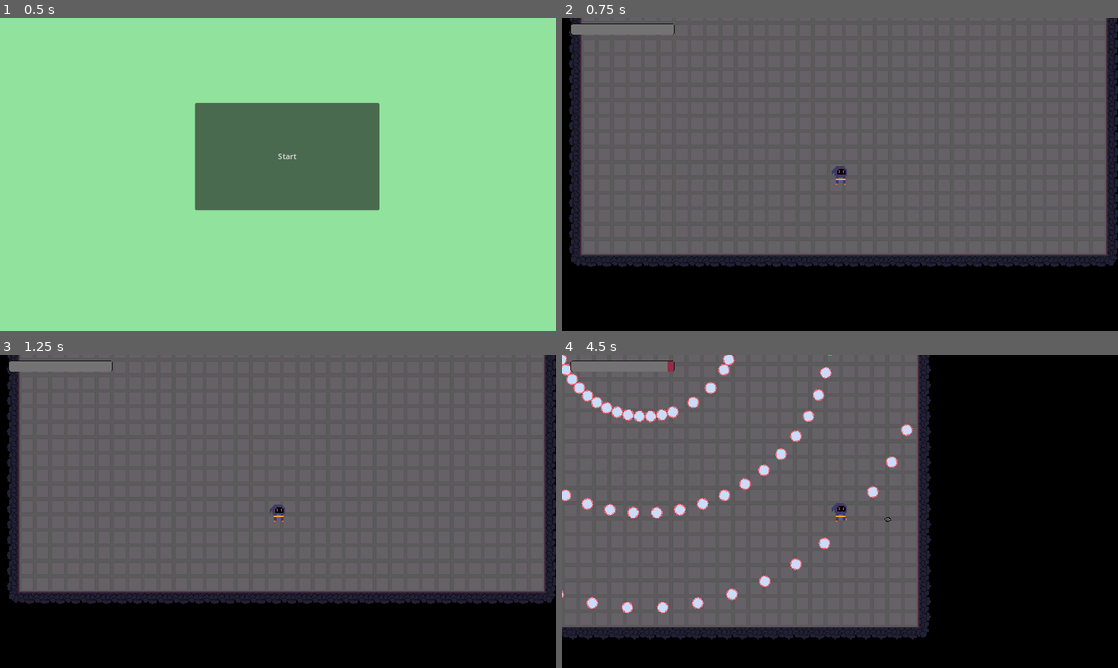
Above: before the commit, frames 1-4 (two rows, left to right).
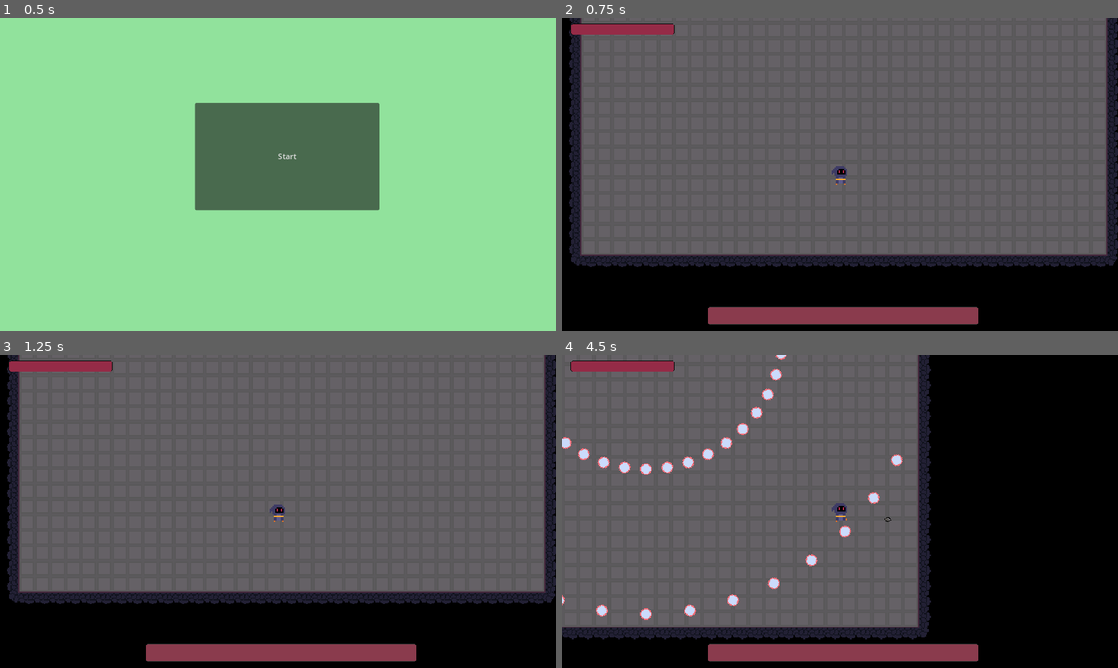
Above: after the commit, the same moments.

Repository: Arssin/Bullet_Hell_Jam
Game: Godot game, scene res://scenes/main_scene.tscn
Two runs of this game, one before a commit and one after it. Both use one fixed random seed, a clock stepped at 60 frames per second and the inputs below.
Inputs (mouse positions are in pixels of both pictures, inside the frame that each line leads up to):
- Up to frame 1 (0.5 s): no input
- Up to frame 2 (0.75 s): click "Start" at 0.5 s
- Up to frame 3 (1.25 s): no input
- Up to frame 4 (4.5 s): tap Enter at 1.25 s; move the mouse to (962, 495) at 1.27 s; hold D (move_right) 1.28-2.03 s; click (962, 495) at 1.35 s; move the mouse to (728, 527) at 2.02 s; hold S (move_down) 2.03-2.78 s; click (728, 527) at 2.1 s; move the mouse to (895, 442) at 2.77 s; hold D (move_right) 2.78-3.53 s; click (895, 442) at 2.85 s; move the mouse to (812, 574) at 3.52 s; hold W (move_up) 3.53-4.28 s; click (812, 574) at 3.6 s; move the mouse to (1006, 558) at 4.27 s; hold Left (move_left) from 4.28 s (still down); click (1006, 558) at 4.35 s

Frame 1 is identical in both runs. In frame 2, 3.4% of the frame differs, in the area x 1-75%, y 2-98%; in frame 3, 3.4%; in frame 4, 7.1%, in the area x 0-75%, y 0-98%.

Commit message:
can kill the boss

Diff:
--- a/enemies/totem.gd
+++ b/enemies/totem.gd
@@ -1,10 +1,22 @@
 extends CharacterBody2D
+class_name Enemy
 
-@export var health = 50
+@export var max_health = 100
+@export var health = max_health
+@onready var boss_bar: TextureProgressBar = $CanvasLayer/BossBar
+@onready var health_bar: TextureProgressBar = $CanvasLayer/HealthBar
 
-func _physics_process(delta: float) -> void:
-	pass
+func _ready() -> void:
+	health_bar.max_value = max_health
+	health_bar.value = health
 
 func die():
+	queue_free()
+
+func get_hit(value):
+	print(value)
+	health = health - value
 	if health <= 0:
-		queue_free()
+		die()
+	else:
+		health_bar.update_healthbar(health)
--- a/enemies/totem.tscn
+++ b/enemies/totem.tscn
@@ -1,15 +1,180 @@
-[gd_scene load_steps=4 format=3 uid="uid://c02awfdwak6y3"]
+[gd_scene load_steps=18 format=3 uid="uid://c02awfdwak6y3"]
 
 [ext_resource type="Script" path="res://enemies/totem.gd" id="1_ke6cd"]
 [ext_resource type="Texture2D" uid="uid://cjtscoabd04my" path="res://assets/TotemEnemy.png" id="1_xebgd"]
+[ext_resource type="PackedScene" uid="uid://cc5tjpexngnx5" path="res://ui/health_bar.tscn" id="3_abfdy"]
+[ext_resource type="Script" path="res://addons/BulletUpHell/Nodes/BuHPattern.gd" id="4_3xwer"]
+[ext_resource type="Script" path="res://addons/BulletUpHell/SpawnPatterns/PatternCircle.gd" id="5_8bnvh"]
+[ext_resource type="Script" path="res://addons/BulletUpHell/Nodes/BuHSpawnPoint.gd" id="6_dq5fq"]
+[ext_resource type="Script" path="res://addons/BulletUpHell/Nodes/BuHBulletProperties.gd" id="7_8lvjc"]
+[ext_resource type="Script" path="res://addons/BulletUpHell/Bullet/animStates.gd" id="8_q78yn"]
+[ext_resource type="Script" path="res://addons/BulletUpHell/Bullet/BulletProps.gd" id="9_wykj7"]
+
+[sub_resource type="Curve2D" id="Curve2D_mo2hj"]
+_data = {
+"points": PackedVector2Array(0, 0, 0, 0, -21, -77)
+}
+point_count = 1
+
+[sub_resource type="NavigationPolygon" id="NavigationPolygon_shbvf"]
+resource_name = "PatternCircle"
+source_geometry_group_name = &"navigation_polygon_source_group"
+script = ExtResource("5_8bnvh")
+radius = 0
+angle_total = 6.28319
+angle_decal = 0.0
+symmetric = false
+center = 0
+symmetry_type = 0
+bullet = "1"
+nbr = 40
+iterations = -1
+pattern_angle = 0.0
+pattern_angle_target = NodePath("")
+pattern_angle_mouse = false
+forced_angle = 0.0
+forced_target = NodePath("")
+forced_lookat_mouse = false
+forced_pattern_lookat = true
+cooldown_stasis = false
+cooldown_spawn = 1.5
+cooldown_shoot = 0.0
+cooldown_next_spawn = 0.0
+cooldown_next_shoot = 0.0
+wait_tween_momentum = 0
+wait_tween_length = 0.0
+wait_tween_time = 0.0
+
+[sub_resource type="Curve2D" id="Curve2D_v1663"]
+_data = {
+"points": PackedVector2Array(0, 0, 0, 0, -21, -64)
+}
+point_count = 1
+
+[sub_resource type="Curve" id="Curve_gws8q"]
+
+[sub_resource type="Resource" id="Resource_o6k07"]
+script = ExtResource("8_q78yn")
+ID = "One"
+texture = "One"
+collision = ""
+SFX = ""
+tex_scale = 1.0
+tex_skew = 0.0
+
+[sub_resource type="Curve" id="Curve_fb8v7"]
+
+[sub_resource type="PackedDataContainer" id="PackedDataContainer_x2ycj"]
+script = ExtResource("9_wykj7")
+anim_idle = SubResource("Resource_o6k07")
+anim_more = Array[ExtResource("8_q78yn")]([])
+damage = 10.0
+speed = 100.0
+scale = 1.0
+angle = 0.0
+groups = PackedStringArray()
+spec_bounces = 0
+spec_no_collision = false
+spec_modulate_loop = 0.0
+spec_trail_length = 0.0
+spec_trail_width = 0.0
+spec_trail_modulate = Color(1, 1, 1, 1)
+spec_rotating_speed = 0.0
+death_after_time = 30.0
+death_outside_box = Rect2(0, 0, 0, 0)
+death_from_collision = true
+a_direction_equation = ""
+a_curve_movement = 0
+a_speed_multiplier = SubResource("Curve_gws8q")
+a_speed_multi_iterations = 0
+a_speed_multi_scale = 0.0
+trigger_container = ""
+trigger_wait_for_shot = true
+homing_type = 0
+homing_target = NodePath("")
+homing_steer = 0.0
+homing_time_start = 0.0
+homing_duration = 999.0
+scale_multi_iterations = 0
+scale_multiplier = SubResource("Curve_fb8v7")
+scale_multi_scale = 1.0
+r_randomisation_chances = 0.0
+r_speed_choice = PackedFloat32Array()
+r_speed_variation = Vector3(0, 0, 0)
+r_scale_choice = PackedFloat32Array()
+r_scale_variation = Vector3(0, 0, 0)
+r_angle_choice = PackedFloat32Array()
+r_angle_variation = Vector3(0, 0, 0)
+r_group_choice = []
+r_bounce_choice = PackedInt32Array()
+r_bounce_variation = Vector3(0, 0, 0)
+r_no_coll_chances = 0.0
+r_modulate_variation = Vector3(0, 0, 0)
+r_trail_length_variation = Vector3(0, 0, 0)
+r_trail_color_variation = Vector3(0, 0, 0)
+r_rotating_variation = Vector3(0, 0, 0)
+r_death_after_choice = PackedFloat32Array()
+r_death_after_variation = Vector3(0, 0, 0)
+r_death_outside_chances = 0.0
+r_dir_equation_choice = PackedStringArray()
+r_curve_choice = []
+r_speed_multi_curve_choice = []
+r_speed_multi_iter_variation = Vector3(0, 0, 0)
+r_speed_multi_scale_variation = Vector3(0, 0, 0)
+r_trigger_choice = PackedStringArray()
+r_wait_for_shot_chances = 0.0
+r_homing_target_choice = []
+r_special_target_choice = PackedStringArray()
+r_group_target_choice = PackedStringArray()
+r_pos_target_choice = PackedVector2Array()
+r_steer_choice = PackedFloat32Array()
+r_steer_variation = Vector3(0, 0, 0)
+r_homing_delay_choice = PackedFloat32Array()
+r_homing_delay_variation = Vector3(0, 0, 0)
+r_homing_dur_choice = PackedFloat32Array()
+r_homing_dur_variation = Vector3(0, 0, 0)
+r_scale_multi_curve_choice = []
+r_scale_multi_iter_variation = Vector3(0, 0, 0)
+r_scale_multi_scale_variation = Vector3(0, 0, 0)
 
 [sub_resource type="RectangleShape2D" id="RectangleShape2D_nd4rt"]
 size = Vector2(48, 49)
 
 [node name="Totem" type="CharacterBody2D"]
+position = Vector2(586, 251)
 collision_layer = 0
 collision_mask = 0
 script = ExtResource("1_ke6cd")
+
+[node name="SpawnPoint" type="Node2D" parent="."]
+position = Vector2(0, 8)
+script = ExtResource("6_dq5fq")
+active = true
+auto_pattern_id = "circle"
+shared_area_name = "two"
+rotating_speed = 0.0
+pool_amount = 50
+auto_start_on_cam = true
+auto_start_after_time = 1.0
+auto_start_at_distance = 5.0
+auto_distance_from = NodePath("")
+trigger_container = NodePath("")
+
+[node name="SpawnPattern" type="Path2D" parent="."]
+position = Vector2(21, 87)
+curve = SubResource("Curve2D_mo2hj")
+script = ExtResource("4_3xwer")
+id = "circle"
+pattern = SubResource("NavigationPolygon_shbvf")
+
+[node name="BulletPattern" type="Path2D" parent="."]
+position = Vector2(21, 87)
+curve = SubResource("Curve2D_v1663")
+script = ExtResource("7_8lvjc")
+id = "1"
+props = SubResource("PackedDataContainer_x2ycj")
+
+[node name="BossAttacks" type="Node" parent="."]
 
 [node name="Sprite2D" type="Sprite2D" parent="."]
 texture = ExtResource("1_xebgd")
@@ -20,3 +185,14 @@
 
 [node name="AnimationPlayer" type="AnimationPlayer" parent="."]
 root_node = NodePath("../Sprite2D")
+
+[node name="CanvasLayer" type="CanvasLayer" parent="."]
+
+[node name="HealthBar" parent="CanvasLayer" instance=ExtResource("3_abfdy")]
+anchors_preset = 12
+anchor_top = 1.0
+offset_left = 302.0
+offset_top = -50.0
+offset_right = -289.0
+offset_bottom = -13.0
+grow_vertical = 0
--- a/scenes/Level1.tscn
+++ b/scenes/Level1.tscn
@@ -1,169 +1,14 @@
-[gd_scene load_steps=17 format=3 uid="uid://jy5vpxuewibb"]
+[gd_scene load_steps=4 format=3 uid="uid://jy5vpxuewibb"]
 
 [ext_resource type="PackedScene" uid="uid://bwofc6vedhbhe" path="res://scenes/player.tscn" id="2_jqof1"]
 [ext_resource type="PackedScene" uid="uid://df3rvcxvib2rc" path="res://scenes/map_creator.tscn" id="2_u0jcd"]
 [ext_resource type="PackedScene" uid="uid://c02awfdwak6y3" path="res://enemies/totem.tscn" id="3_a8l6e"]
-[ext_resource type="Script" path="res://addons/BulletUpHell/Nodes/BuHSpawnPoint.gd" id="4_7c4ei"]
-[ext_resource type="Script" path="res://addons/BulletUpHell/Nodes/BuHPattern.gd" id="5_ju8rn"]
-[ext_resource type="Script" path="res://addons/BulletUpHell/Nodes/BuHBulletProperties.gd" id="6_26i1f"]
-[ext_resource type="Script" path="res://addons/BulletUpHell/SpawnPatterns/PatternCircle.gd" id="6_prigi"]
-[ext_resource type="Script" path="res://addons/BulletUpHell/Bullet/BulletProps.gd" id="7_t82y8"]
-[ext_resource type="Script" path="res://addons/BulletUpHell/Bullet/animStates.gd" id="8_4sres"]
-
-[sub_resource type="Curve2D" id="Curve2D_bvd1n"]
-
-[sub_resource type="NavigationPolygon" id="NavigationPolygon_fcf6j"]
-resource_name = "PatternCircle"
-source_geometry_group_name = &"navigation_polygon_source_group"
-script = ExtResource("6_prigi")
-radius = 0
-angle_total = 6.28319
-angle_decal = 0.0
-symmetric = true
-center = 0
-symmetry_type = 0
-bullet = "1"
-nbr = 50
-iterations = -1
-pattern_angle = 0.0
-pattern_angle_target = NodePath("")
-pattern_angle_mouse = false
-forced_angle = 0.0
-forced_target = NodePath("")
-forced_lookat_mouse = false
-forced_pattern_lookat = true
-cooldown_stasis = false
-cooldown_spawn = 1.0
-cooldown_shoot = 0.0
-cooldown_next_spawn = 0.0
-cooldown_next_shoot = 0.0
-wait_tween_momentum = 0
-wait_tween_length = 0.0
-wait_tween_time = 0.0
-
-[sub_resource type="Curve2D" id="Curve2D_10aoc"]
-
-[sub_resource type="Curve" id="Curve_gws8q"]
-
-[sub_resource type="Resource" id="Resource_o6k07"]
-script = ExtResource("8_4sres")
-ID = "One"
-texture = "One"
-collision = ""
-SFX = ""
-tex_scale = 1.0
-tex_skew = 0.0
-
-[sub_resource type="Curve" id="Curve_fb8v7"]
-
-[sub_resource type="PackedDataContainer" id="PackedDataContainer_r2rno"]
-script = ExtResource("7_t82y8")
-anim_idle = SubResource("Resource_o6k07")
-anim_more = Array[ExtResource("8_4sres")]([])
-damage = 10.0
-speed = 100.0
-scale = 1.0
-angle = 0.0
-groups = PackedStringArray()
-spec_bounces = 0
-spec_no_collision = false
-spec_modulate_loop = 0.0
-spec_trail_length = 0.0
-spec_trail_width = 0.0
-spec_trail_modulate = Color(1, 1, 1, 1)
-spec_rotating_speed = 0.0
-death_after_time = 30.0
-death_outside_box = Rect2(0, 0, 0, 0)
-death_from_collision = true
-a_direction_equation = ""
-a_curve_movement = 0
-a_speed_multiplier = SubResource("Curve_gws8q")
-a_speed_multi_iterations = 0
-a_speed_multi_scale = 0.0
-trigger_container = ""
-trigger_wait_for_shot = true
-homing_type = 0
-homing_target = NodePath("")
-homing_steer = 0.0
-homing_time_start = 0.0
-homing_duration = 999.0
-scale_multi_iterations = 0
-scale_multiplier = SubResource("Curve_fb8v7")
-scale_multi_scale = 1.0
-r_randomisation_chances = 0.0
-r_speed_choice = PackedFloat32Array()
-r_speed_variation = Vector3(0, 0, 0)
-r_scale_choice = PackedFloat32Array()
-r_scale_variation = Vector3(0, 0, 0)
-r_angle_choice = PackedFloat32Array()
-r_angle_variation = Vector3(0, 0, 0)
-r_group_choice = []
-r_bounce_choice = PackedInt32Array()
-r_bounce_variation = Vector3(0, 0, 0)
-r_no_coll_chances = 0.0
-r_modulate_variation = Vector3(0, 0, 0)
-r_trail_length_variation = Vector3(0, 0, 0)
-r_trail_color_variation = Vector3(0, 0, 0)
-r_rotating_variation = Vector3(0, 0, 0)
-r_death_after_choice = PackedFloat32Array()
-r_death_after_variation = Vector3(0, 0, 0)
-r_death_outside_chances = 0.0
-r_dir_equation_choice = PackedStringArray()
-r_curve_choice = []
-r_speed_multi_curve_choice = []
-r_speed_multi_iter_variation = Vector3(0, 0, 0)
-r_speed_multi_scale_variation = Vector3(0, 0, 0)
-r_trigger_choice = PackedStringArray()
-r_wait_for_shot_chances = 0.0
-r_homing_target_choice = []
-r_special_target_choice = PackedStringArray()
-r_group_target_choice = PackedStringArray()
-r_pos_target_choice = PackedVector2Array()
-r_steer_choice = PackedFloat32Array()
-r_steer_variation = Vector3(0, 0, 0)
-r_homing_delay_choice = PackedFloat32Array()
-r_homing_delay_variation = Vector3(0, 0, 0)
-r_homing_dur_choice = PackedFloat32Array()
-r_homing_dur_variation = Vector3(0, 0, 0)
-r_scale_multi_curve_choice = []
-r_scale_multi_iter_variation = Vector3(0, 0, 0)
-r_scale_multi_scale_variation = Vector3(0, 0, 0)
 
 [node name="Level1" type="Node2D"]
 position = Vector2(21, 87)
 
 [node name="MapCreator" parent="." instance=ExtResource("2_u0jcd")]
 layer_0/tile_data = PackedInt32Array(1507332, 65536, 2, 1572868, 65536, 2, 1638404, 65536, 2, 1703940, 65536, 2, 176947 …(82202 unchanged characters)…
-
-[node name="BossAttacks" type="Node" parent="."]
-
-[node name="SpawnPattern" type="Path2D" parent="BossAttacks"]
-position = Vector2(21, 87)
-curve = SubResource("Curve2D_bvd1n")
-script = ExtResource("5_ju8rn")
-id = "circle"
-pattern = SubResource("NavigationPolygon_fcf6j")
-
-[node name="SpawnPoint" type="Node2D" parent="BossAttacks"]
-position = Vector2(666, 272)
-script = ExtResource("4_7c4ei")
-active = true
-auto_pattern_id = "circle"
-shared_area_name = "two"
-rotating_speed = 0.0
-pool_amount = 50
-auto_start_on_cam = true
-auto_start_after_time = 1.0
-auto_start_at_distance = 5.0
-auto_distance_from = NodePath("")
-trigger_container = NodePath("")
-
-[node name="BulletPattern" type="Path2D" parent="BossAttacks"]
-position = Vector2(21, 87)
-curve = SubResource("Curve2D_10aoc")
-script = ExtResource("6_26i1f")
-id = "1"
-props = SubResource("PackedDataContainer_r2rno")
 
 [node name="Totem" parent="." instance=ExtResource("3_a8l6e")]
 position = Vector2(646, 180)
--- a/scenes/player.gd
+++ b/scenes/player.gd
@@ -15,10 +15,10 @@
 
 
 func _ready() -> void:
+	health_bar.max_value = PlayerGlobals.player_max_health
+	health_bar.value = PlayerGlobals.player_max_health
 	PlayerGlobals.player_get_dmg.connect(_on_dmg_taken)
 	PlayerGlobals.player_dead.connect(_player_death)
-	health_bar.max_value = PlayerGlobals.player_max_health
-	health_bar.value = PlayerGlobals.player_max_health
 	animation_player.play("Idle")
 
 func _physics_process(delta: float) -> void:
--- a/scenes/player.tscn
+++ b/scenes/player.tscn
@@ -105,7 +105,7 @@
 offset_top = 12.0
 offset_right = 141.0
 offset_bottom = 21.0
-min_value = 50.0
+max_value = 200.0
 value = 50.0
 nine_patch_stretch = true
 stretch_margin_left = 3
@@ -115,9 +115,9 @@
 texture_under = ExtResource("3_f1ex3")
 texture_over = ExtResource("4_4gk6m")
 texture_progress = ExtResource("3_f1ex3")
-tint_under = Color(0.584335, 0.169951, 0.277925, 1)
+tint_under = Color(0.955445, 0.87643, 0.941881, 1)
 tint_over = Color(0.0383972, 0.0383972, 0.0383972, 1)
-tint_progress = Color(0.450648, 0.450648, 0.450648, 1)
+tint_progress = Color(0.584314, 0.168627, 0.278431, 1)
 metadata/_edit_use_anchors_ = true
 
 [connection signal="timeout" from="PlayerAttack" to="." method="_on_player_attack_timeout"]
--- a/scripts/player_projectile_rock.gd
+++ b/scripts/player_projectile_rock.gd
@@ -3,6 +3,7 @@
 class_name Projectile
 
 @export var speed := 230.0
+@export var dmg = 5
 
 var direction := Vector2.ZERO
 
@@ -25,4 +26,7 @@
 
 
 func _on_hit_box_body_entered(body: Node2D) -> void:
+	if body is Enemy:
+		print(body, dmg)
+		body.get_hit(dmg)
 	queue_free()
--- /dev/null
+++ b/ui/health_bar.gd
@@ -0,0 +1,12 @@
+extends TextureProgressBar
+
+@export var max_healthbar: float
+@export var value_healthbar: float
+
+# Called when the node enters the scene tree for the first time.
+func _ready() -> void:
+	self.max_value = max_healthbar
+	self.value = value_healthbar
+
+func update_healthbar(newValue):
+	self.value = newValue
--- /dev/null
+++ b/ui/health_bar.tscn
@@ -0,0 +1,28 @@
+[gd_scene load_steps=4 format=3 uid="uid://cc5tjpexngnx5"]
+
+[ext_resource type="Texture2D" uid="uid://cjfbto5rsgwx1" path="res://assets/bar-fill.png" id="1_6kcx0"]
+[ext_resource type="Script" path="res://ui/health_bar.gd" id="1_r12ej"]
+[ext_resource type="Texture2D" uid="uid://7dkjla4ngxw5" path="res://assets/bar-over.png" id="2_6natk"]
+
+[node name="HealthBar" type="TextureProgressBar"]
+anchors_preset = 15
+anchor_right = 1.0
+anchor_bottom = 1.0
+offset_left = 429.0
+offset_top = 327.0
+offset_right = -377.0
+offset_bottom = -290.0
+grow_horizontal = 2
+grow_vertical = 2
+nine_patch_stretch = true
+stretch_margin_left = 3
+stretch_margin_top = 3
+stretch_margin_right = 3
+stretch_margin_bottom = 3
+texture_under = ExtResource("1_6kcx0")
+texture_over = ExtResource("2_6natk")
+texture_progress = ExtResource("1_6kcx0")
+tint_under = Color(0.439049, 0.439049, 0.439049, 1)
+tint_over = Color(0.187176, 0.187176, 0.187176, 1)
+tint_progress = Color(0.539924, 0.231745, 0.303392, 1)
+script = ExtResource("1_r12ej")
